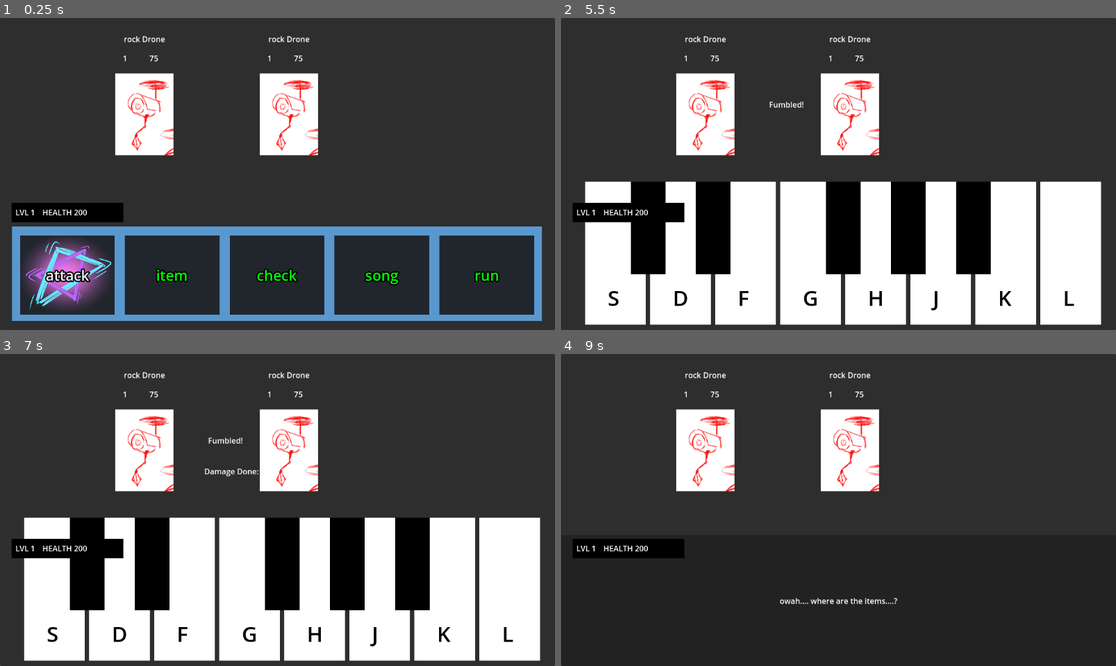
Above: before the commit, frames 1-4 (two rows, left to right).
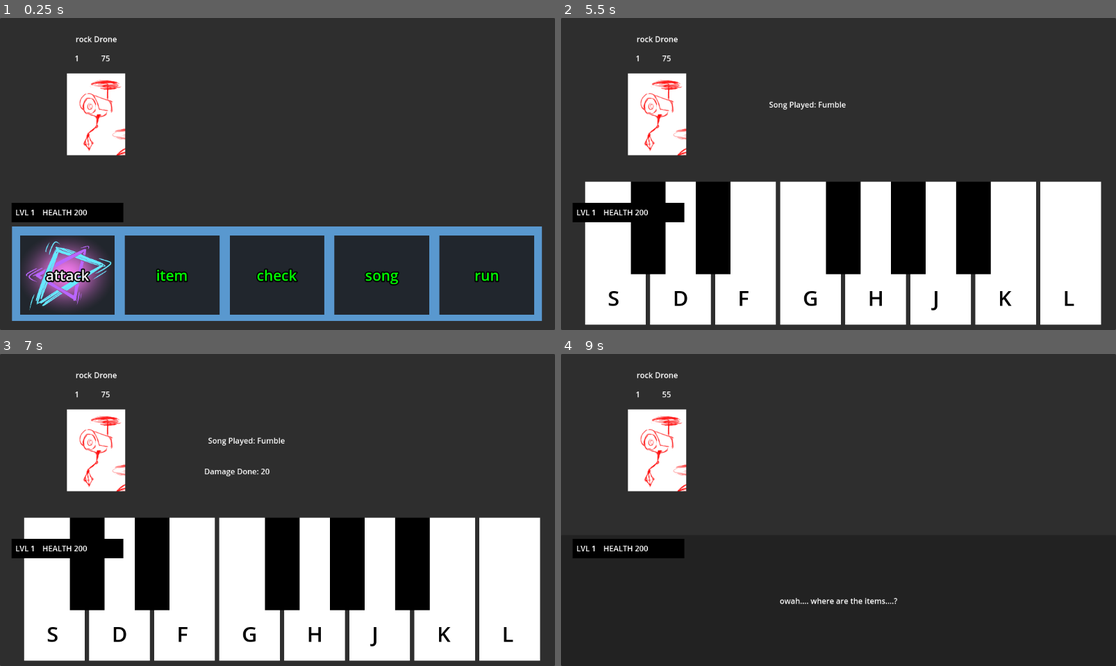
Above: after the commit, the same moments.

Repository: lazarusgates/my-test-game
Game: Godot game, scene res://scene files/battle/battle_screen.tscn
Two runs of this game, one before a commit and one after it. Both use one fixed random seed, a clock stepped at 60 frames per second and the inputs below. The project has no main scene, so this scene is started directly.
Inputs:
- Up to frame 1 (0.25 s): no input
- Up to frame 2 (5.5 s): click "attack" at 0.5 s; tap Enter (interact) at 1.25, 2.75, 4.25 s; hold W (move_up) 1.28-2.03 s; tap D (D) at 1.35, 2.3, 3.8, 4.35, 5.3 s; tap G (F) at 1.55, 2.1, 3.05, 4.55 s; tap Space at 2, 3.5, 5 s; hold A (move_left) 2.03-2.78 s; hold W (move_up) 2.78-4.28 s; tap J (A) at 2.85 s; tap K (B) at 3.6 s; hold A (move_left) from 4.28 s (still down); tap F (E) at 5.1 s
- Up to frame 3 (7 s): tap G (F) at 5.85 s; release A (move_left) at 6.53 s; hold W (move_up) from 6.53 s (still down); tap H (G) at 6.6 s; tap D (D) at 6.8 s
- Up to frame 4 (9 s): tap L (hi_C) at 7.35 s; tap G (F) at 7.55 s; tap Enter (interact) at 8.1 s; tap D (D) at 8.3 s; release W (move_up) at 8.75 s; click "item" at 8.75 s

The runs differ from the first frame. In frame 1, 7.8% of the frame differs, in the area x 12-58%, y 5-45%; in frame 2, 7.9%; in frame 3, 7.9%; in frame 4, 7.8%.

Commit message:
implement enemy death + fix selection bug
implement enemies dying when health reaches 0 and rewards experience and money for doing so, fixed a bug that made game crash during enemy selection

Diff:
--- a/test_combined/battle_manager.gd
+++ b/test_combined/battle_manager.gd
@@ -8,18 +8,21 @@
 var selecting = false
 var selected_enemy = 0
 
+var rewarded_xp = 0
+var rewarded_money = 0
+
 signal spawn_keys
 signal return_to_menu
 
 func _ready():
-	num_enemies = 2
+	selected_enemy = 0
+	num_enemies = randi_range(1, 5)
 	for i in range(1, num_enemies+1):
 		enemies.append(enemy_drone_scene.instantiate())
 		enemies[i-1].set_enemy("rock", 1)
 		self.add_child(enemies[i-1])
 		enemies[i-1].global_position.y = 200
-		enemies[i-1].global_position.x = i*300
-		print("spawned enemy ", i)
+		enemies[i-1].global_position.x = 200 * i
 
 func _input(event):
 	if selecting:
@@ -45,24 +48,48 @@
 func change_selection(direction):
 	if direction == "init":
 		enemies[selected_enemy].selected(true)
+	elif len(enemies) != 1:
+		if direction == "left":
+			enemies[selected_enemy].selected(false)
+			if selected_enemy == 0:
+				selected_enemy = num_enemies - 1
+			else:
+				selected_enemy -= 1
+			enemies[selected_enemy].selected(true)
 
-	elif direction == "left":
-		enemies[selected_enemy].selected(false)
-		if selected_enemy == 0:
-			selected_enemy = num_enemies - 1
-		else:
-			selected_enemy -= 1
-		enemies[selected_enemy].selected(true)
+		elif direction == "right":
+			enemies[selected_enemy].selected(false)
+			if selected_enemy == num_enemies - 1:
+				selected_enemy = 0
+			else:
+				selected_enemy += 1
+			enemies[selected_enemy].selected(true)
 
-	elif direction == "right":
-		enemies[selected_enemy].selected(false)
-		if selected_enemy == num_enemies - 1:
-			selected_enemy = 0
-		else:
-			selected_enemy += 1
-		enemies[selected_enemy].selected(true)
+func kill_enemy():
+		rewarded_xp += enemies[selected_enemy].return_xp()
+		rewarded_money += enemies[selected_enemy].return_money()
+		print("total xp: ", rewarded_xp)
+		print("total money: ", rewarded_money)
+		enemies[selected_enemy].die()
+		for i in range(selected_enemy, len(enemies)-1):
+			enemies[i] = enemies[i+1]
+		enemies = enemies.slice(0, len(enemies)-1)
+		num_enemies -= 1
+		selected_enemy = 0
+		if enemies.is_empty():
+			battle_end()
 
-func _on_key_manager_finished_attack() -> void:
+func battle_end():
+	PlayerStatsManager.add_xp(rewarded_xp)
+	PlayerStatsManager.player_money += rewarded_money
+	print("total xp: ", PlayerStatsManager.player_xp)
+	print("total money: ", PlayerStatsManager.player_money)
+	print("all enemies defeated: return to overworld")
+
+func _on_key_manager_finished_attack(damage, type) -> void:
+	enemies[selected_enemy].take_damage(damage, type)
+	if enemies[selected_enemy].health <= 0:
+		kill_enemy()
 	return_to_menu.emit()
 
 
--- a/test_combined/enemies/enemy_drone.gd
+++ b/test_combined/enemies/enemy_drone.gd
@@ -10,6 +10,9 @@
 var health: int = 75
 var defense: int = 2
 var speed: int = 30
+
+var money = 50
+var xp = 100
 
 
 func set_enemy(type: String, enemy_level: int):
@@ -49,7 +52,7 @@
 	else:
 		$selected_halo.hide()
 
-func take_damage(type, damage_taken):
+func take_damage(damage_taken, type):
 	var defended_damage = damage_taken - (damage_taken * (defense/200))
 	if type == strong_against:
 		health -= defended_damage * 0.5
@@ -58,10 +61,7 @@
 	else:
 		health -= defended_damage
 
-	if health <= 0:
-		die()
-	else:
-		$enemy_health.text = health
+	$enemy_health.text = str(health)
 
 func deal_damage(turn, player_health):
 	var damage_variation = randi_range(-20, 20)
@@ -70,7 +70,13 @@
 func return_speed():
 	return(speed * level)
 
+func return_money():
+	var variation = randi_range(-10*level/2, 10*level/2)
+	return(money + variation)
+
+func return_xp():
+	var variation = randi_range(-10*level/2, 10*level/2)
+	return(xp + variation)
+
 func die():
-	print("here is where i would send exp and money")
-	print("but i'm not doing that yet")
 	queue_free()
--- a/test_combined/key_manager.gd
+++ b/test_combined/key_manager.gd
@@ -10,16 +10,18 @@
 
 #combine these dicts into one?? maybe?? it's a lot of copy/pasting otherwise...
 var hit_dict = {
+	"Fumble": 20,
 	"Basic Pop Attack": 50,
 	"Basic Rock Attack": 75
 }
 
 var type_dict = {
+	"Fumble": "none",
 	"Basic Pop Attack": "pop",
 	"Basic Rock Attack": "rock"
 }
 
-signal finished_attack
+signal finished_attack()
 signal first_key_pressed
 
 var song_triggered = false
@@ -70,7 +72,7 @@
 				song_played = song
 				played_song(song_played)
 				return
-	deal_damage("fumble", 20)
+	deal_damage("Fumble", 20)
 
 
 func played_song(song):
@@ -101,15 +103,15 @@
 	if song == "fumble":
 		$song_label.text = "Fumbled!"
 		await get_tree().create_timer(1.5).timeout
-		$damage_label.text = "Damage Done: %d" % [damage]
-		await get_tree().create_timer(1.5).timeout
 	else:
 		$song_label.text = "Song Played: " + song
 		await get_tree().create_timer(1.5).timeout
-		$damage_label.text = "Damage Done: %d" % [damage]
-		await get_tree().create_timer(1.5).timeout
-		#grab type_dict[song] for song's typing
-		#necessary for doubling or halving of damage depending on targeted enemy's type
+
+	$damage_label.text = "Damage Done: %d" % [damage]
+	await get_tree().create_timer(1.5).timeout
+	#grab type_dict[song] for song's typing
+	#necessary for doubling or halving of damage depending on targeted enemy's type
+	finished_attack.emit(damage, type_dict[song])
 	end_attack()
 
 func end_attack():
@@ -120,4 +122,3 @@
 	keys.clear()
 	played.clear()
 	song_triggered = false
-	finished_attack.emit()
--- a/test_combined/player_stats_manager.gd
+++ b/test_combined/player_stats_manager.gd
@@ -4,13 +4,13 @@
 var base_defense = 5
 var base_speed = 20
 
-var player_health
-var player_level
-var player_defense
-var player_speed
+var player_health = base_health
+var player_level = 1
+var player_defense = base_defense
+var player_speed = base_speed
 
-var player_money
-var player_exp
+var player_money = 0
+var player_xp = 0
 
 #this function should only be run once per save
 func game_start():
@@ -20,13 +20,13 @@
 	player_speed = 20
 
 	player_money = 0
-	player_exp = 0
+	player_xp = 0
 
-func add_exp(earned_exp: int):
-	player_exp += earned_exp
-	if exp >= 1000 * player_level:
+func add_xp(earned_xp: int):
+	player_xp += earned_xp
+	if player_xp >= 1000 * player_level:
 		level_up()
-		player_exp = 0
+		player_xp = 0
 
 func level_up():
 	player_level += 1
